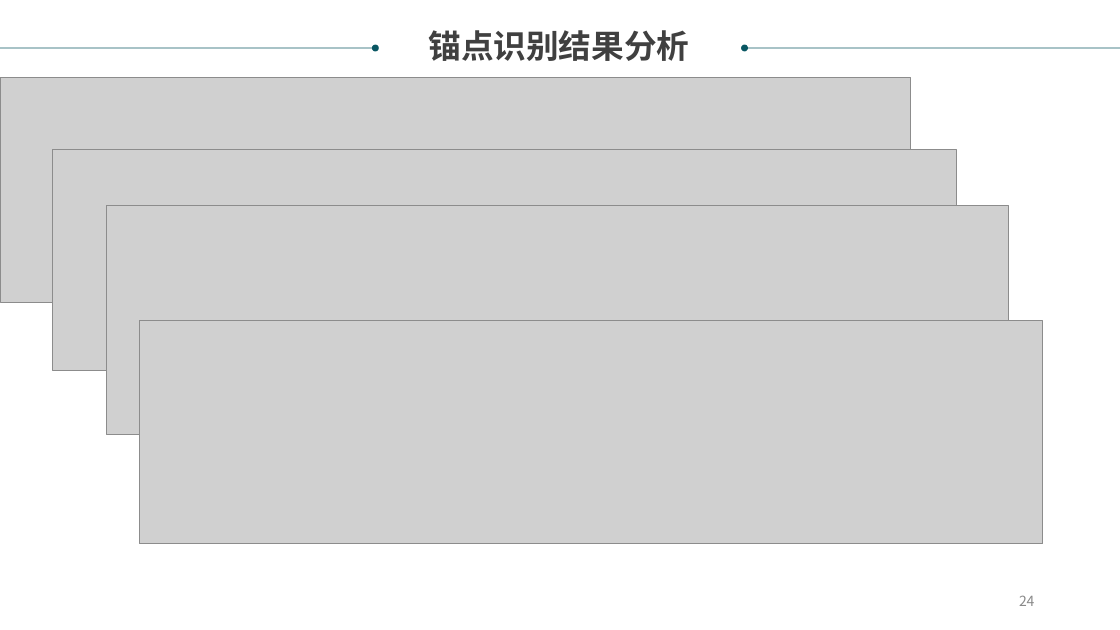
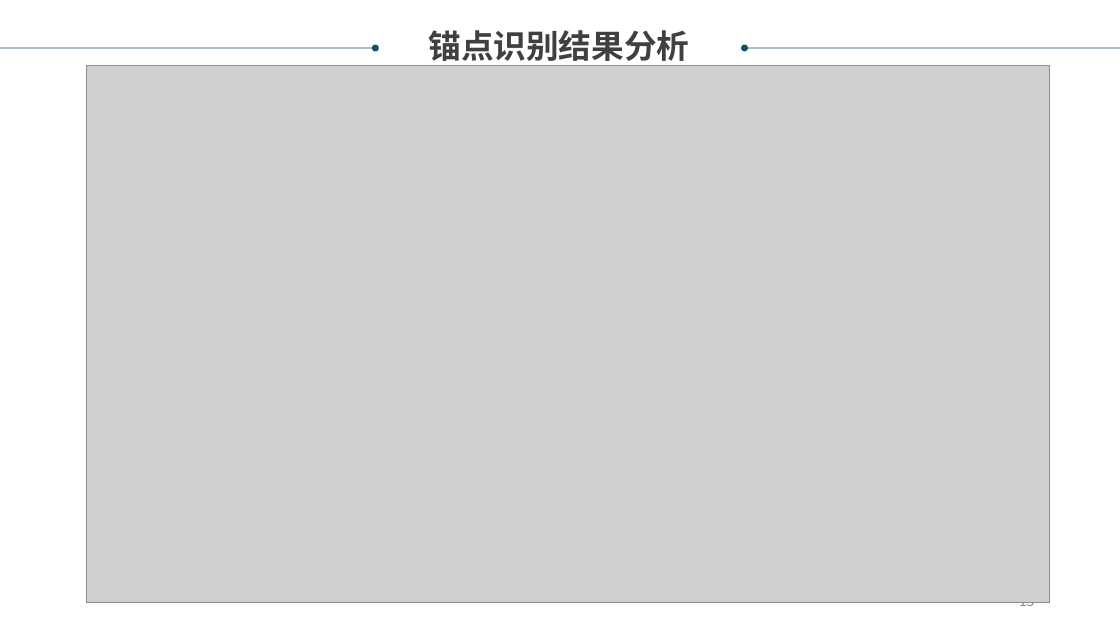
Before and after one commit to xiabo0816/PatTransErrorDetect, a slide deck: slide 15 of documents/翻译锚点识别项目.ppt (slide 24 before the commit). Drawn at 1120x630 pixels with LibreOffice and Linux fonts; fonts in the diff are those of the drawing; grey boxes stand for pictures. Boxes give left, top, right and bottom in pixels: in the first picture for what was removed or moved away, otherwise in the second. Text is boxed around its words. In the diff, an @@ line names an element or a change of style, - is before the commit and + after.

```diff
--- a/documents/翻译锚点识别项目.ppt
+++ b/documents/翻译锚点识别项目.ppt
@@ picture removed at [0, 77, 910, 302] @@
@@ picture: place and size @@
-picture at [107, 206, 1008, 434]
+picture at [86, 65, 1049, 602]
@@ picture removed at [52, 149, 955, 370] @@
@@ picture removed at [139, 321, 1043, 544] @@
@@ page number at [1019, 602, 1034, 610]: text changed @@
-24
+15
```
Also in this commit, not shown: 7 other slides changed, 7 slides removed, 10 other files.
